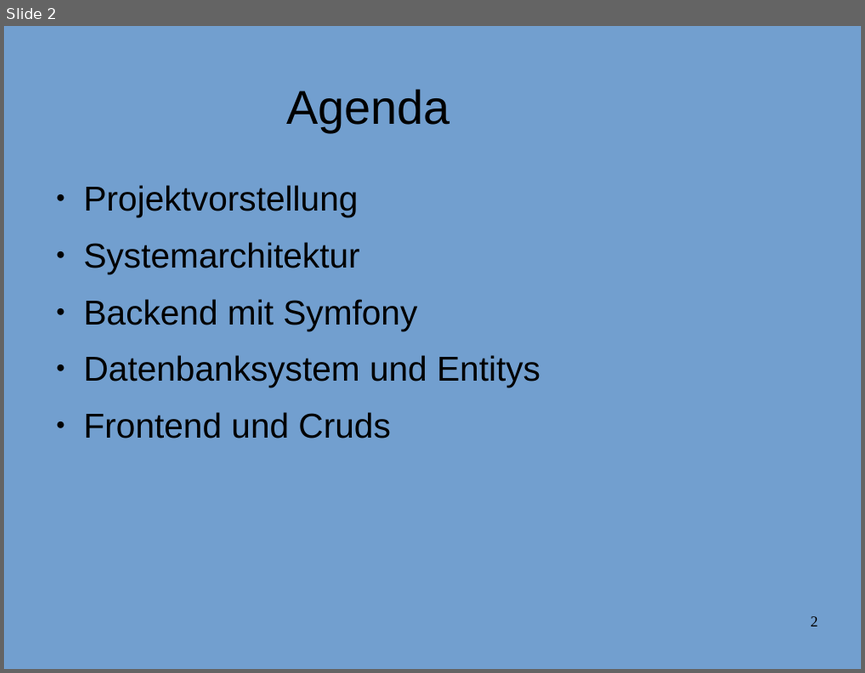
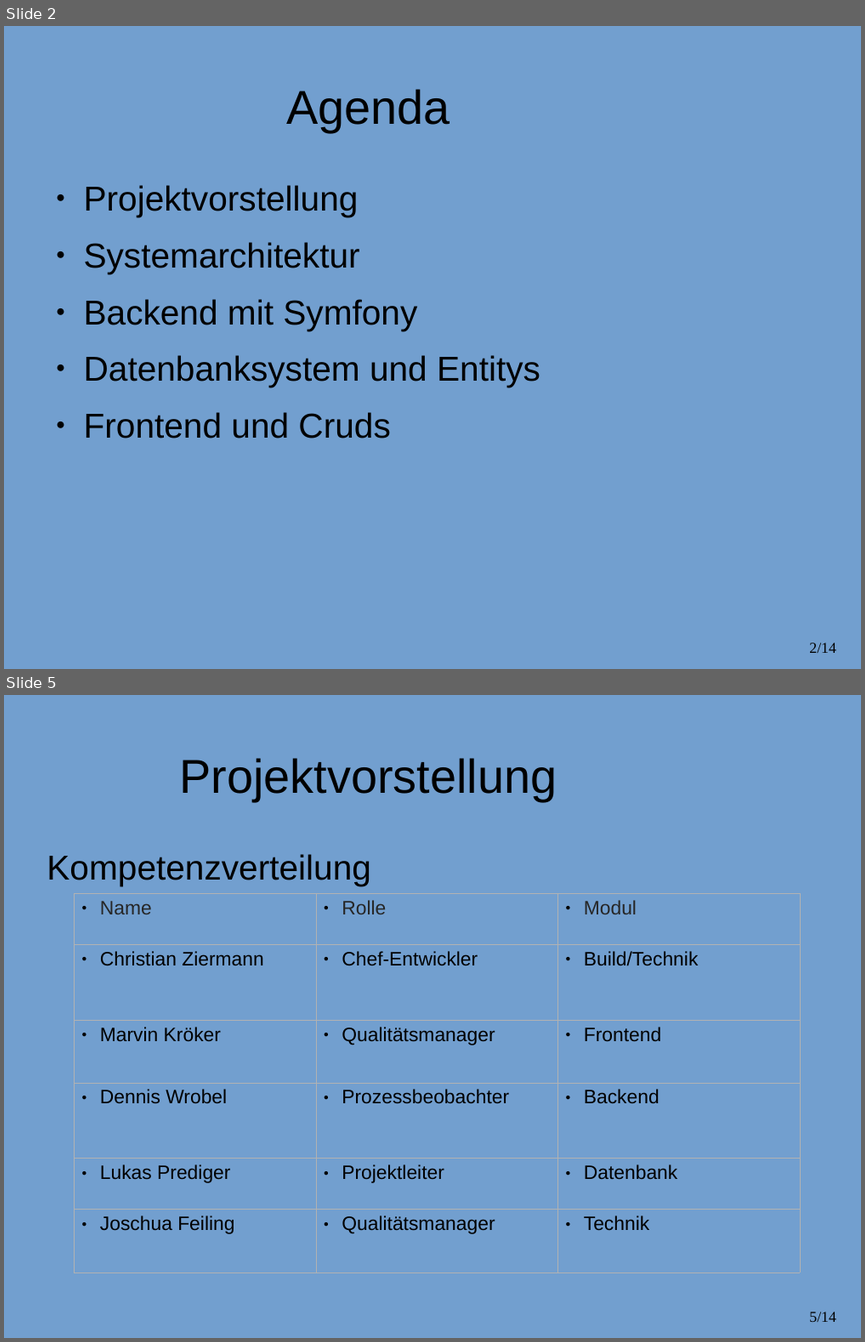
Before and after one commit to JackWolfskind/Tannte-Emma, a slide deck: doc/Präsentation/Präsentation.odp. Shown one above the other, each under a label of ours: slide 2 before the commit, slides 2 and 5 after it; the slides between them are not shown. The pictures are 865x673 and 865x1342 pixels, drawn with LibreOffice and Linux fonts; fonts in the diff are those of the drawing; background and template pictures are left out. Boxes give left, top, right and bottom in pixels: in the first picture for what was removed or moved away, otherwise in the second. Text is boxed around its words. In the diff, an @@ line names an element or a change of style, - is before the commit and + after.

```diff
--- a/doc/Präsentation/Präsentation.odp
+++ b/doc/Präsentation/Präsentation.odp
@@ slide 5 added at box(4, 695, 861, 1338), background #729FCF @@
@@ title added at box(179, 758, 556, 801), 44 pt, text #000000 @@
+Projektvorstellung
@@ text added at box(46, 854, 371, 886), 32 pt, text #000000 @@
+Kompetenzverteilung
@@ table added at box(74, 893, 800, 1272), 6 rows, 3 columns @@
+Name | Rolle | Modul
+Christian Ziermann | Chef-Entwickler | Build/Technik
+Marvin Kröker | Qualitätsmanager | Frontend
+Dennis Wrobel | Prozessbeobachter | Backend
+Lukas Prediger | Projektleiter | Datenbank
+Joschua Feiling | Qualitätsmanager | Technik
@@ page number added at box(809, 1311, 836, 1321), 14 pt, text #000000 @@
+5/14
@@ page number at box(809, 642, 836, 652): text changed @@
-2
+2/14
```
Also in this commit, not shown: 9 other slides changed, 3 other slides added, 2 slides removed, 1 other file.
